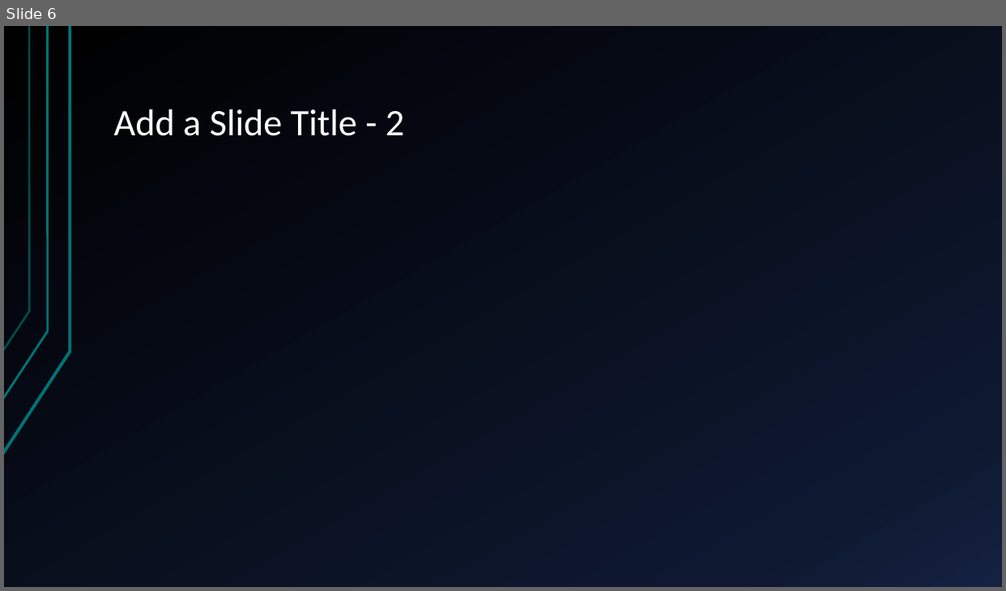
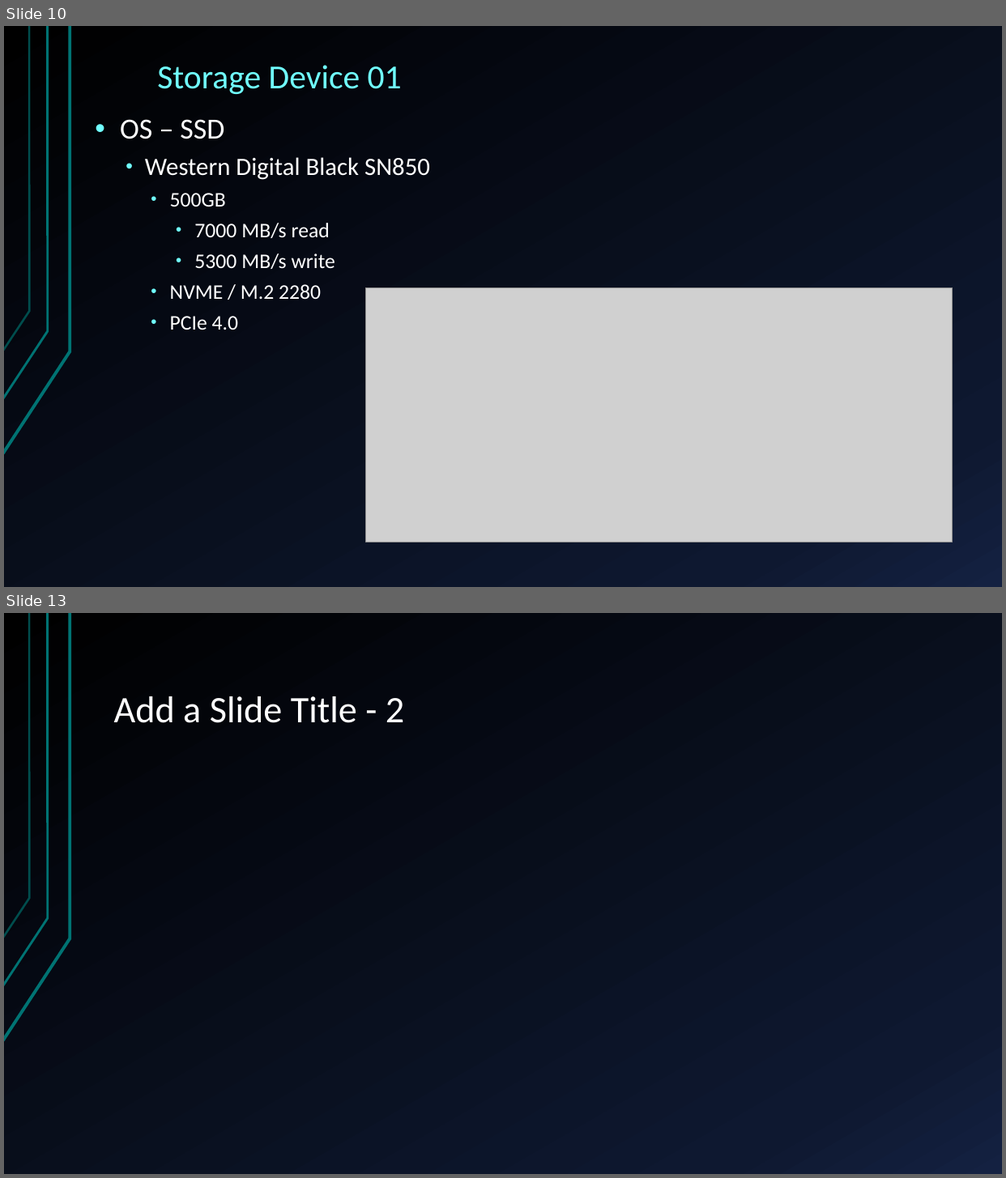
Before and after one commit to Ploppa-Smurph/ctec112_IT_HardwareSupport, a slide deck: buildPC.pptx. Shown one above the other, each under a label of ours: slide 6 before the commit, slides 10 and 13 after it; the slides between them are not shown. The pictures are 1006x591 and 1006x1178 pixels, drawn with LibreOffice and Linux fonts; fonts in the diff are those of the drawing; grey boxes stand for pictures. Boxes give left, top, right and bottom in pixels: in the first picture for what was removed or moved away, otherwise in the second. Text is boxed around its words. In the diff, an @@ line names an element or a change of style, - is before the commit and + after.

```diff
--- a/buildPC.pptx
+++ b/buildPC.pptx
@@ slide 10 added at box(4, 26, 1002, 587), background gradient #000000 to #0F1931 to #142242; not listed: 3 template elements that a slide beside it also shows @@
@@ title added at box(157, 65, 402, 94), 32.4 pt, text #70FFFF @@
+Storage Device 01
@@ text added at box(120, 119, 430, 330), 20 pt, text #FFFFFF @@
+• OS – SSD
+  • Western Digital Black SN850
+    • 500GB
+      • 7000 MB/s read
+      • 5300 MB/s write
+    • NVME / M.2 2280
+    • PCIe 4.0
@@ picture added at box(365, 288, 952, 542) @@
@@ what was slide 6 is now slide 13 @@
```
Also in this commit, not shown: 3 slides changed, 8 other slides added, 7 slides removed, 1 other file.
